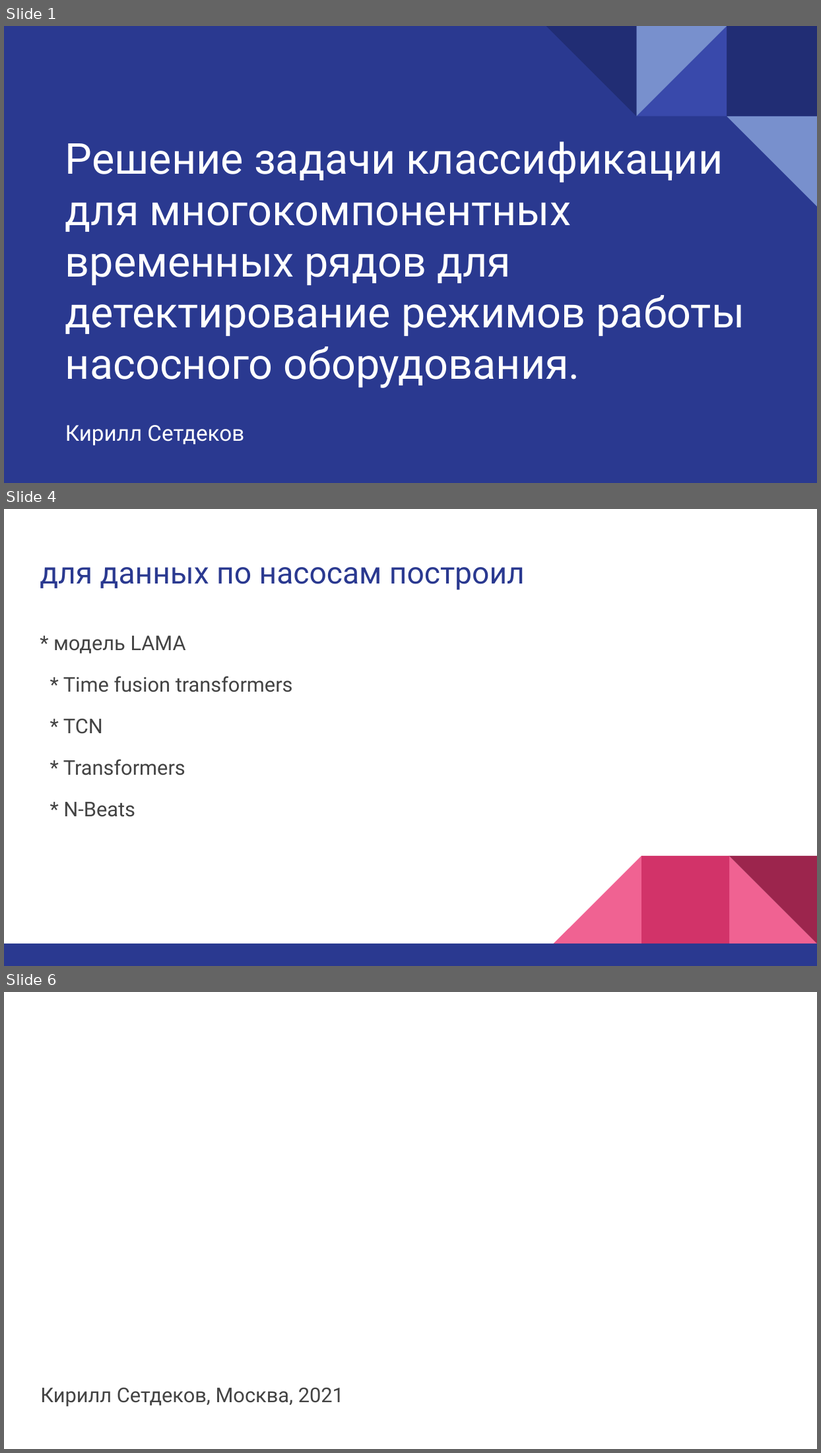
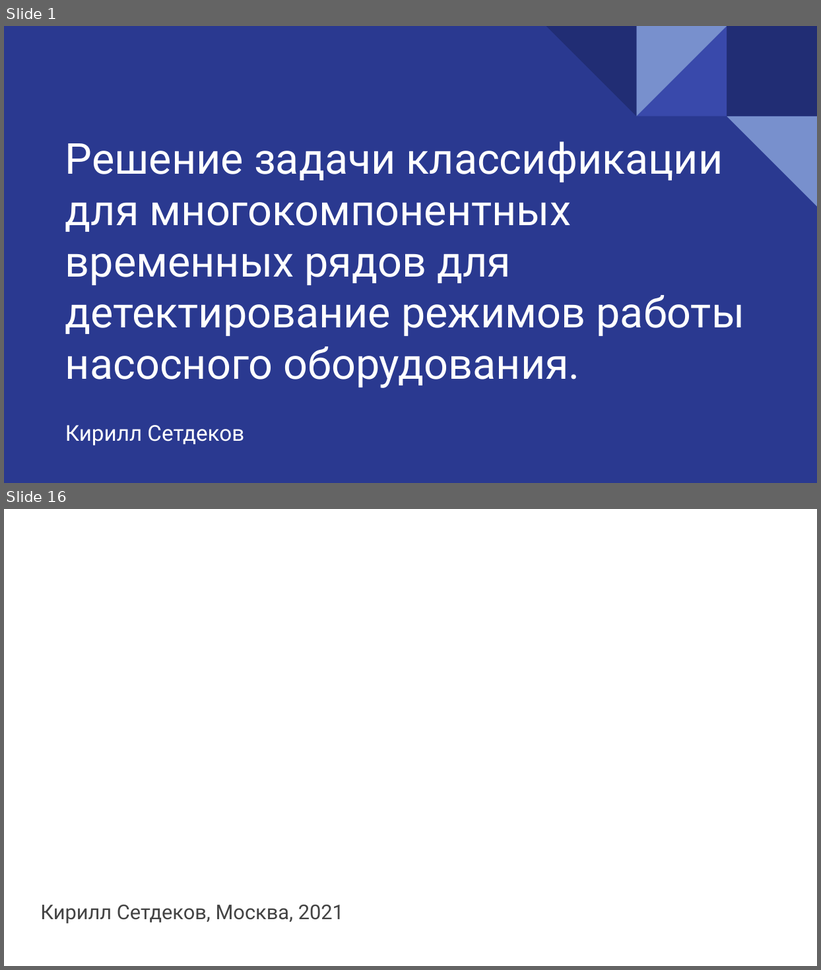
Before and after one commit to ksetdekov/ts_transformers, a slide deck: text/Предзащита.pptx. Shown one above the other, each under a label of ours: slides 1, 4 and 6 before the commit, slides 1 and 16 after it; the slides between them are not shown. The pictures are 821x1453 and 821x970 pixels, drawn with LibreOffice and Linux fonts; fonts in the diff are those of the drawing. Boxes give left, top, right and bottom in pixels: in the first picture for what was removed or moved away, otherwise in the second. Text is boxed around its words. In the diff, an @@ line names an element or a change of style, - is before the commit and + after.

```diff
--- a/text/Предзащита.pptx
+++ b/text/Предзащита.pptx
@@ slide 4 removed at (4,509,817,966), background #FFFFFF @@
@@ title removed at (40,567,525,590) @@
-для данных по насосам построил
@@ text removed at (54,636,293,817) @@
-* модель LAMA
-* Time fusion transformers
-* TCN
-* Transformers
-* N-Beats
@@ group removed at (4,856,817,966): 3 right triangles, 2 rectangles @@
@@ what was slide 6 is now slide 16 @@
```
Also in this commit, not shown: 1 slide changed, 13 slides added, 2 other slides removed, 14 other files.
